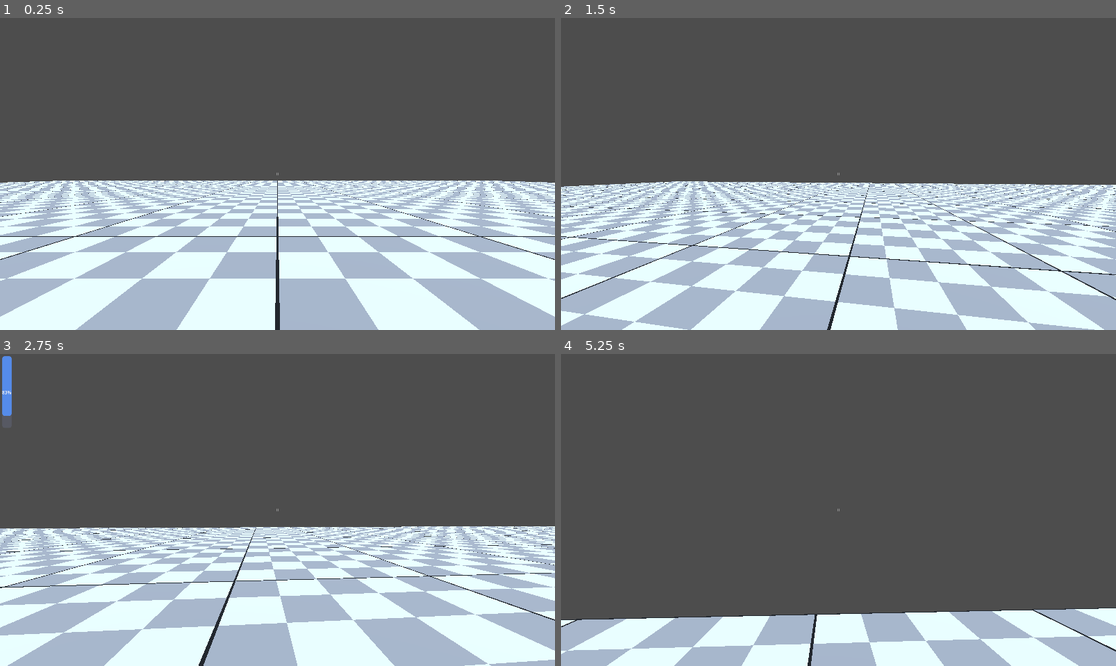
Above: before the commit, frames 1-4 (two rows, left to right).
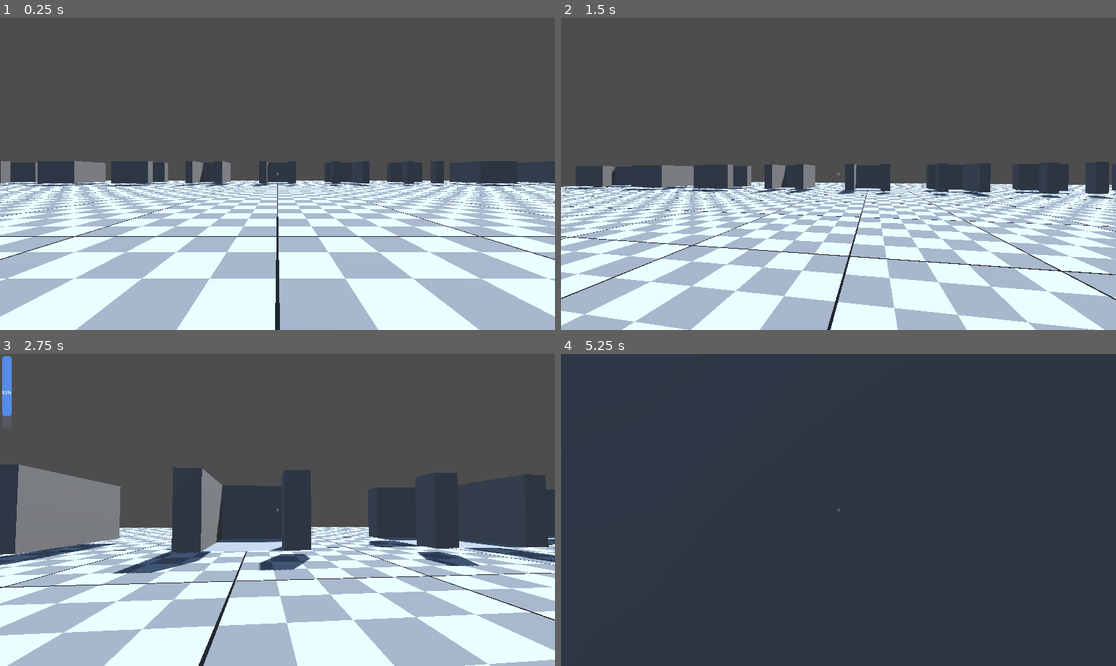
Above: after the commit, the same moments.

Repository: Aaron-Massey/untitledMazeGame
Game: Godot game, scene res://main.tscn
Same seed, same stepped clock (60 frames per second), same inputs: the game is played once before the commit and once after it.
Inputs (mouse positions are in pixels of both pictures, inside the frame that each line leads up to):
- Up to frame 1 (0.25 s): no input
- Up to frame 2 (1.5 s): tap Enter at 0.5 s; move the mouse to (866, 174) at 0.52 s; hold W (move_up) from 0.53 s (still down); click (866, 174) at 0.6 s; tap Space (jump) at 0.77 s; move the mouse to (810, 174) at 1.27 s; tap E (interact) at 1.35 s
- Up to frame 3 (2.75 s): keep holding W (move_up); tap Space (jump) at 1.52 s; move the mouse to (288, 503) at 2.02 s; hold Shift (move_sprint) from 2.03 s (still down)
- Up to frame 4 (5.25 s): keep holding W (move_up); move the mouse to (832, 516) at 2.77 s; release Shift (move_sprint) at 2.78 s; click (832, 516) at 2.85 s; tap Space (jump) at 3.02, 3.77, 4.52 s; move the mouse to (877, 513) at 3.52 s; tap E (interact) at 3.6 s; move the mouse to (794, 506) at 4.27 s; tap Shift (move_sprint) at 4.35 s; move the mouse to (844, 510) at 5.02 s; click (844, 510) at 5.1 s

The runs differ from the first frame. In frame 1, 5.8% of the frame differs, in the area x 0-100%, y 45-54%; in frame 2, 6.4%; in frame 3, 20%; in frame 4, 100%, in the area x 0-100%, y 0-100%.

Commit message:
created a test for the LUT

Diff:
--- /dev/null
+++ b/assets/maps/lut_testing.gd
@@ -0,0 +1,26 @@
+extends Node3D
+
+const BASIC_VARIANT = 0
+
+@export var maze_lut: MazeLUT
+@export var tile_spacing: float = 10.0
+@export var start_offset: Vector3 = Vector3(0, 0, 0)
+
+
+func _ready():
+	# 1. Populate the Dictionary from your MazeRegistry.tscn
+	maze_lut.initialize_from_registry()
+
+	for i in range(1, 16):
+		# 2. Calculate the specific location for this test tile
+		var tile_location = start_offset + Vector3(i * tile_spacing, 0, 0)
+
+		# 3. Use the new centralized function to spawn the tile
+		# Note: We pass 'self' so the tiles are added as children of this node
+		var new_tile = maze_lut.spawn_tile(i, tile_location, self, BASIC_VARIANT)
+
+		if new_tile:
+			print("Instantiated ID: ", i, " at ", new_tile.global_position)
+		else:
+			# If spawn_tile returns null, it means the ID was missing or the scene failed to load
+			push_error("TEST FAILED: Bitmask ID " + str(i) + " could not be spawned.")
--- a/assets/maps/testMap.tscn
+++ b/assets/maps/testMap.tscn
@@ -8,6 +8,9 @@
 [ext_resource type="PackedScene" uid="uid://scmbowdyjl8c" path="res://assets/mapAssets/corridors/basicPaths/+_path.tscn" id="4_jk1a7"]
 [ext_resource type="PackedScene" uid="uid://cp8654e1ysin5" path="res://assets/mapAssets/corridors/basicPaths/I_path.tscn" id="4_kswm2"]
 [ext_resource type="PackedScene" uid="uid://cgbkbd2ewapv2" path="res://assets/mapAssets/corridors/basicPaths/deadEnd.tscn" id="5_7etev"]
+[ext_resource type="Script" uid="uid://csy0yjxopt58p" path="res://assets/maps/lut_testing.gd" id="9_nr6vv"]
+[ext_resource type="PackedScene" uid="uid://dk71ljojur5l1" path="res://assets/mapAssets/corridors/MazeRegistry.tscn" id="10_ejmm7"]
+[ext_resource type="Script" uid="uid://b4ti7ihttimop" path="res://assets/mapAssets/corridors/MazeLUT.gd" id="11_ure1x"]
 
 [sub_resource type="ProceduralSkyMaterial" id="ProceduralSkyMaterial_60hww"]
 sky_top_color = Color(0.32796705, 0.45588773, 0.6272682, 1)
@@ -25,6 +28,11 @@
 [sub_resource type="CameraAttributesPractical" id="CameraAttributesPractical_aho1l"]
 
 [sub_resource type="Compositor" id="Compositor_njq04"]
+
+[sub_resource type="Resource" id="Resource_asbqg"]
+script = ExtResource("11_ure1x")
+registry_scene = ExtResource("10_ejmm7")
+metadata/_custom_type_script = "uid://b4ti7ihttimop"
 
 [node name="TestMap" type="Node3D" unique_id=609011090]
 
@@ -104,4 +112,9 @@
 [node name="Door" parent="Interactable Testing" unique_id=1253411669 instance=ExtResource("3_njq04")]
 transform = Transform3D(1, 0, 0, 0, 1, 0, 0, 0, 1, 0, 1, 2)
 
+[node name="LUT Testing" type="Node3D" parent="." unique_id=106272296]
+script = ExtResource("9_nr6vv")
+maze_lut = SubResource("Resource_asbqg")
+start_offset = Vector3(-50, 0.3, -30)
+
 [connection signal="toggled" from="Interactable Testing/Lever" to="Interactable Testing/Door" method="_on_lever_toggled"]
Not shown, added: assets/maps/lut_testing.gd.uid
